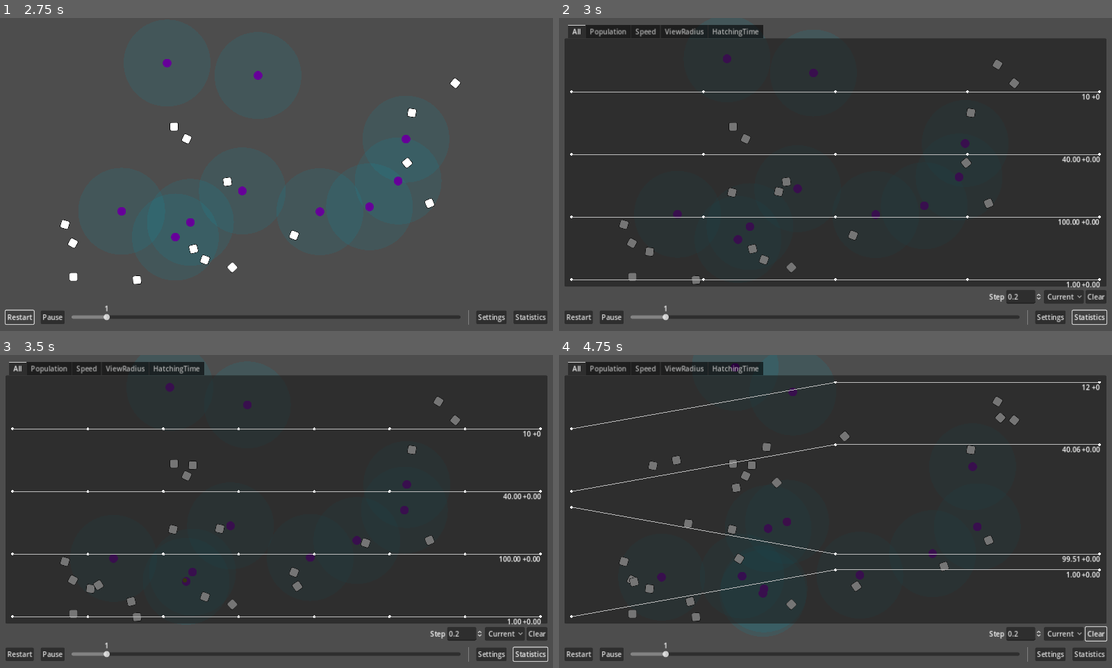
Above: before the commit, frames 1-4 (two rows, left to right).
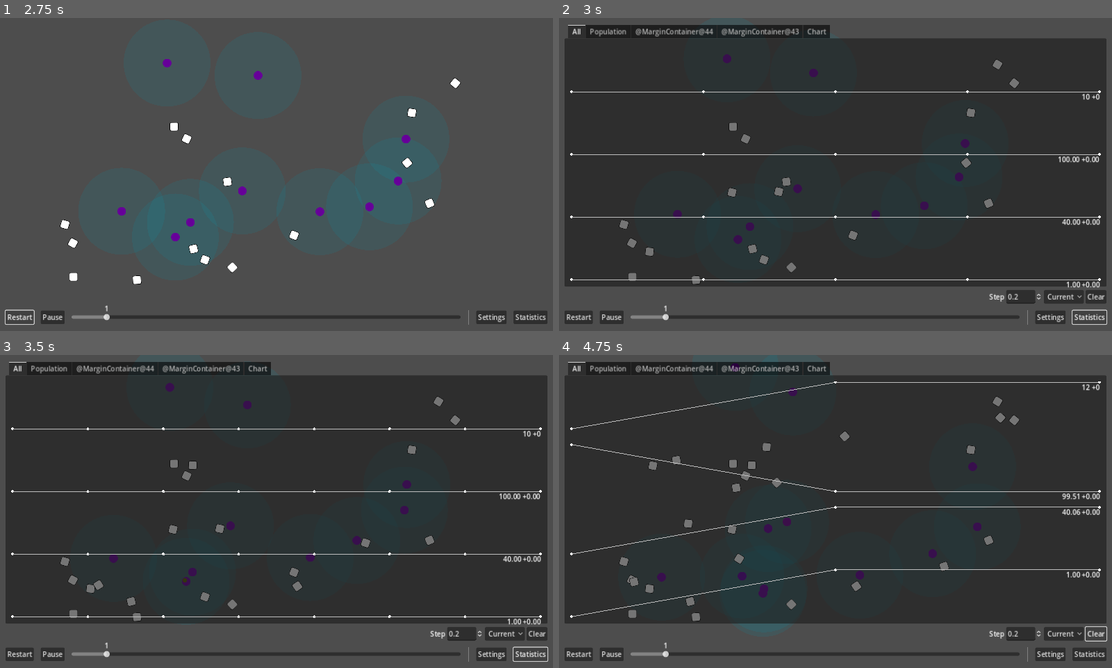
Above: after the commit, the same moments.

Repository: wivest/Natural-Selection
Game: Godot game, scene res://main.tscn
The game is run twice, just before and just after one commit, with the same random seed, the same clock (stepped at 60 frames per second) and the same inputs.
Inputs:
- Up to frame 1 (2.75 s): click "Restart" at 0.5 s; click "Restart" at 1.25 s; click "Restart" at 2 s
- Up to frame 2 (3 s): click "Statistics" at 2.75 s
- Up to frame 3 (3.5 s): no input
- Up to frame 4 (4.75 s): click "Current" at 3.5 s; click "Clear" at 4.25 s

Frame 1 is identical in both runs. In frame 2, 0.9% of the frame differs, in the area x 13-98%, y 2-67%; in frame 3, 0.9%; in frame 4, 2.0%, in the area x 2-98%, y 2-67%.

Commit message:
feat: replace chart scenes with scripted node

Diff:
--- a/ui/tabs/statistics/statistics.tscn
+++ b/ui/tabs/statistics/statistics.tscn
@@ -1,36 +1,12 @@
-[gd_scene load_steps=12 format=3 uid="uid://thhd74d7nm65"]
+[gd_scene load_steps=6 format=3 uid="uid://thhd74d7nm65"]
 
 [ext_resource type="PackedScene" uid="uid://cy22fswssjyxs" path="res://ui/tabs/statistics/chart/chart.tscn" id="1_ilp5w"]
+[ext_resource type="Script" path="res://ui/tabs/statistics/gene_charts.gd" id="1_kn1ea"]
 [ext_resource type="Script" path="res://ui/tabs/statistics/chart/getters/population.gd" id="2_3u3pa"]
 [ext_resource type="PackedScene" uid="uid://b5a6lo6rfxyt2" path="res://ui/tabs/statistics/chart/parameters/parameters.tscn" id="3_eb8hw"]
-[ext_resource type="Script" path="res://ui/tabs/statistics/chart/getters/gene.gd" id="3_kad7x"]
 
 [sub_resource type="Resource" id="Resource_p3n06"]
 script = ExtResource("2_3u3pa")
-
-[sub_resource type="Resource" id="Resource_a3hnl"]
-script = ExtResource("3_kad7x")
-gene_name = "speed"
-
-[sub_resource type="Resource" id="Resource_rskbi"]
-script = ExtResource("3_kad7x")
-gene_name = "view_radius"
-
-[sub_resource type="Resource" id="Resource_1cnvi"]
-script = ExtResource("3_kad7x")
-gene_name = "hatching_time"
-
-[sub_resource type="Resource" id="Resource_qtisy"]
-script = ExtResource("3_kad7x")
-gene_name = "speed"
-
-[sub_resource type="Resource" id="Resource_qf80u"]
-script = ExtResource("3_kad7x")
-gene_name = "view_radius"
-
-[sub_resource type="Resource" id="Resource_igthj"]
-script = ExtResource("3_kad7x")
-gene_name = "hatching_time"
 
 [node name="Statistics" type="VBoxContainer"]
 anchors_preset = 15
@@ -53,19 +29,9 @@
 parameters = NodePath("../../../Parameters")
 padding = 0
 
-[node name="Speed" parent="Tabs/All" node_paths=PackedStringArray("parameters") instance=ExtResource("1_ilp5w")]
-layout_mode = 2
-getter = SubResource("Resource_a3hnl")
-parameters = NodePath("../../../Parameters")
-
-[node name="ViewRadius" parent="Tabs/All" node_paths=PackedStringArray("parameters") instance=ExtResource("1_ilp5w")]
-layout_mode = 2
-getter = SubResource("Resource_rskbi")
-parameters = NodePath("../../../Parameters")
-
-[node name="HatchingTime" parent="Tabs/All" node_paths=PackedStringArray("parameters") instance=ExtResource("1_ilp5w")]
-layout_mode = 2
-getter = SubResource("Resource_1cnvi")
+[node name="GeneCharts" type="Node" parent="Tabs/All" node_paths=PackedStringArray("parameters")]
+script = ExtResource("1_kn1ea")
+chart_scene = ExtResource("1_ilp5w")
 parameters = NodePath("../../../Parameters")
 
 [node name="Population" parent="Tabs" node_paths=PackedStringArray("parameters") instance=ExtResource("1_ilp5w")]
@@ -75,22 +41,9 @@
 parameters = NodePath("../../Parameters")
 padding = 0
 
-[node name="Speed" parent="Tabs" node_paths=PackedStringArray("parameters") instance=ExtResource("1_ilp5w")]
-visible = false
-layout_mode = 2
-getter = SubResource("Resource_qtisy")
-parameters = NodePath("../../Parameters")
-
-[node name="ViewRadius" parent="Tabs" node_paths=PackedStringArray("parameters") instance=ExtResource("1_ilp5w")]
-visible = false
-layout_mode = 2
-getter = SubResource("Resource_qf80u")
-parameters = NodePath("../../Parameters")
-
-[node name="HatchingTime" parent="Tabs" node_paths=PackedStringArray("parameters") instance=ExtResource("1_ilp5w")]
-visible = false
-layout_mode = 2
-getter = SubResource("Resource_igthj")
+[node name="GeneCharts" type="Node" parent="Tabs" node_paths=PackedStringArray("parameters")]
+script = ExtResource("1_kn1ea")
+chart_scene = ExtResource("1_ilp5w")
 parameters = NodePath("../../Parameters")
 
 [node name="Parameters" parent="." instance=ExtResource("3_eb8hw")]
